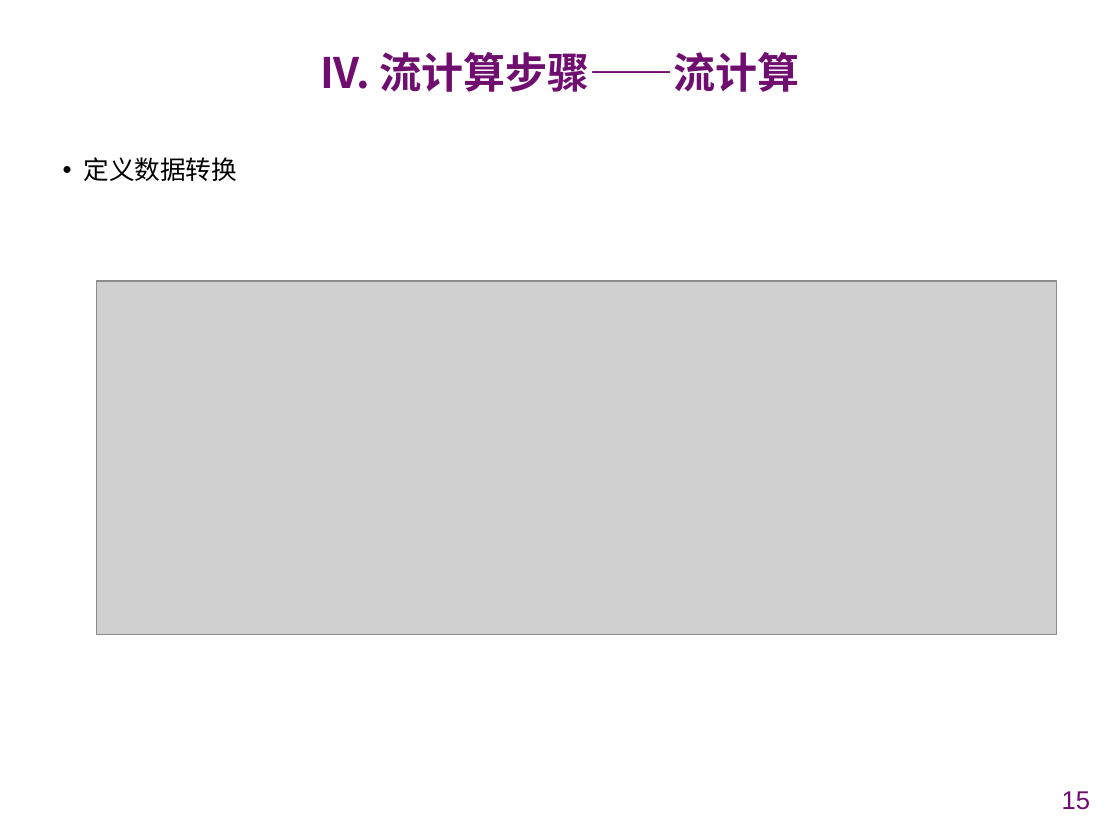
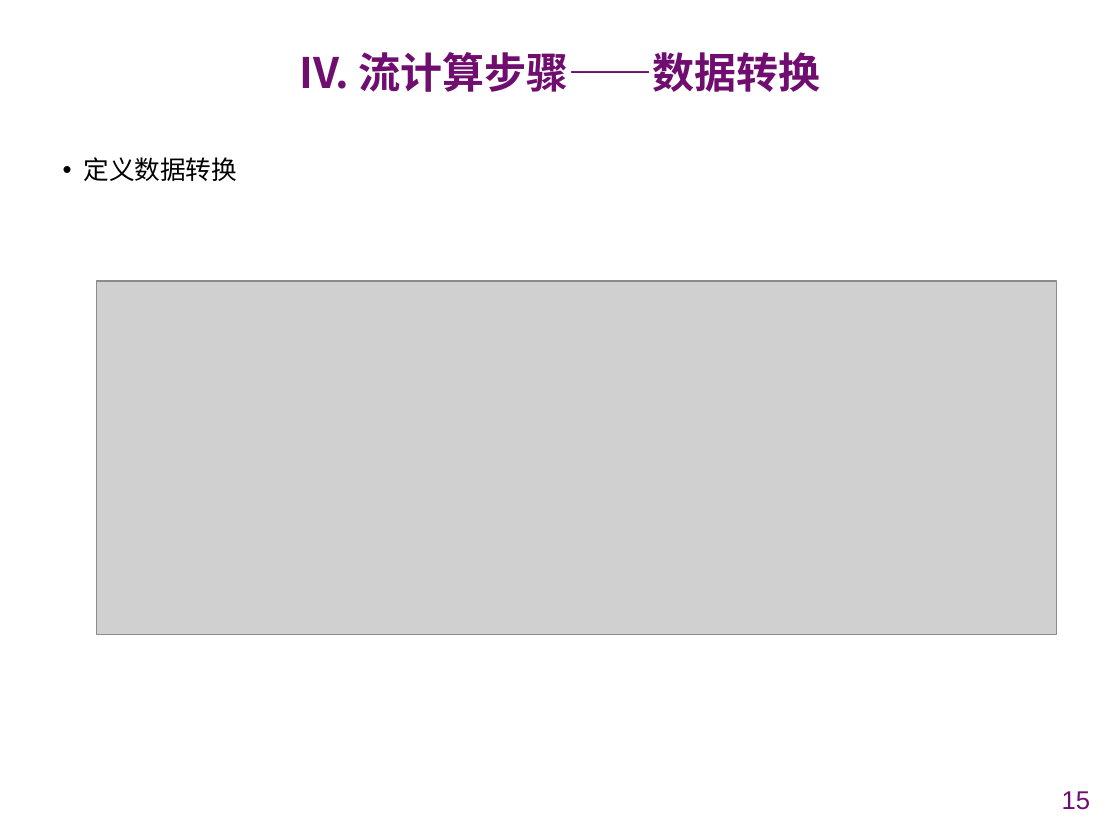
Before and after one commit to chenxiao2402/NJUSE-CloudComputing, a slide deck: slide 15 of PPT/云计算 Streaming 实现汇报.pptx. Drawn at 1120x840 pixels with LibreOffice and Linux fonts; fonts in the diff are those of the drawing; grey boxes stand for pictures; background and template pictures are left out. Boxes give left, top, right and bottom in pixels: in the first picture for what was removed or moved away, otherwise in the second. Text is boxed around its words. In the diff, an @@ line names an element or a change of style, - is before the commit and + after.

```diff
--- a/PPT/云计算 Streaming 实现汇报.pptx
+++ b/PPT/云计算 Streaming 实现汇报.pptx
@@ title at bbox=[299, 52, 821, 92]: text changed @@
-IV. 流计算步骤——流计算
+IV. 流计算步骤——数据转换
```
Also in this commit, not shown: 7 other slides changed, 10 other files.
